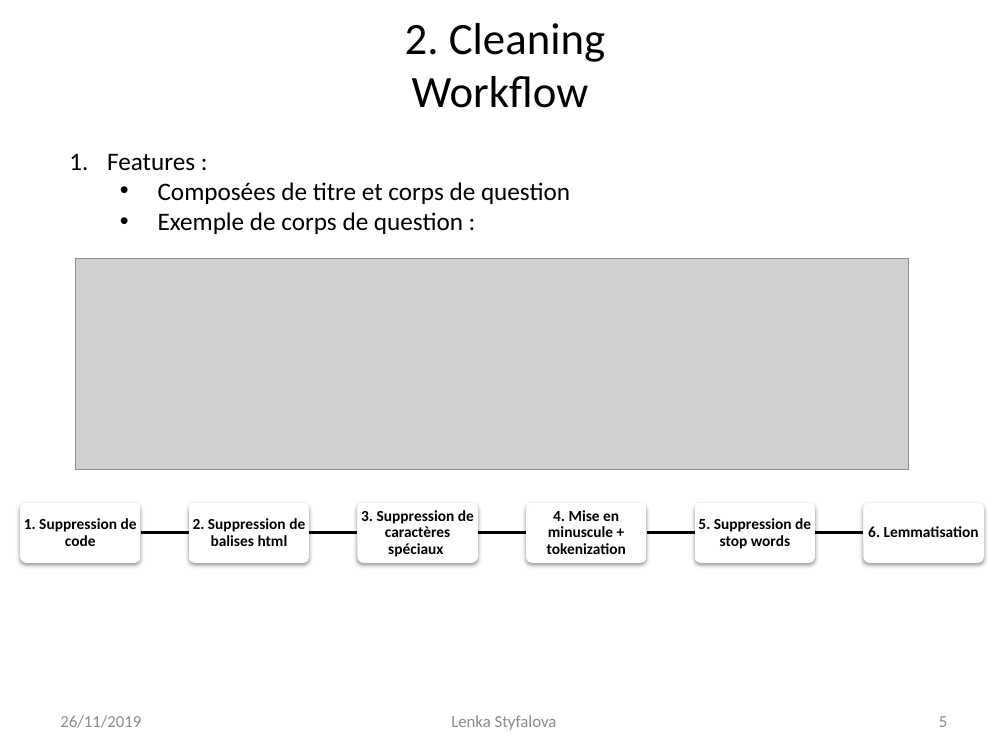
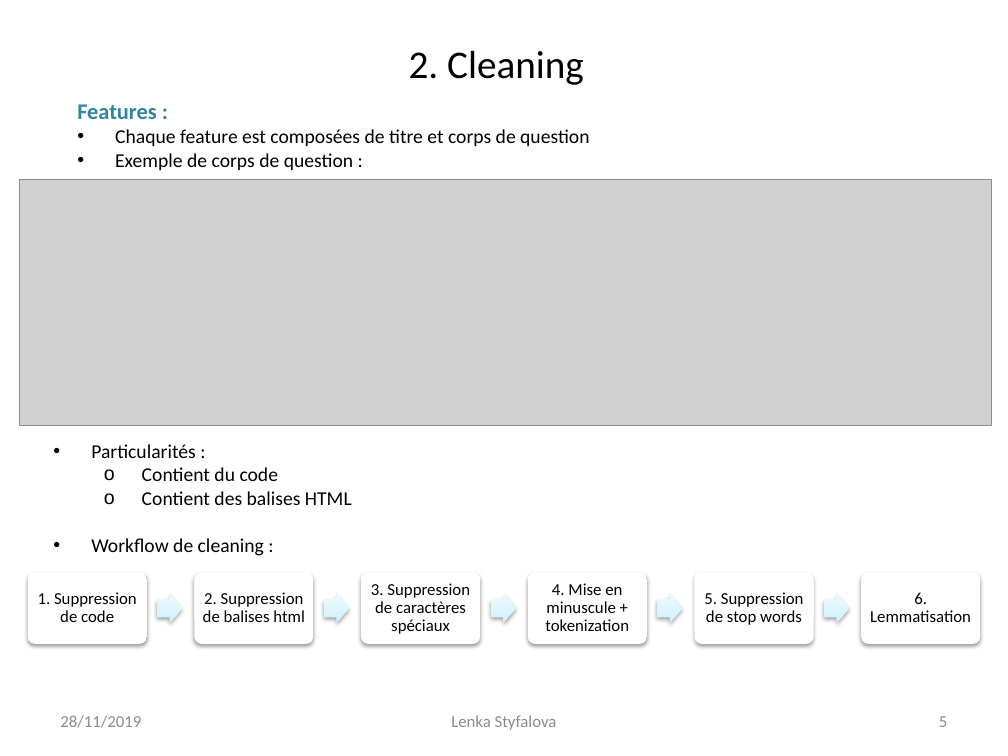
Before and after one commit to Lenka-St/Projet5, a slide deck: slide 5 of Projet 5 - Catégorisez automatiquement des questions.pptx. Drawn at 1008x756 pixels with LibreOffice and Linux fonts; fonts in the diff are those of the drawing; grey boxes stand for pictures. Boxes give left, top, right and bottom in pixels: in the first picture for what was removed or moved away, otherwise in the second. Text is boxed around its words. In the diff, an @@ line names an element or a change of style, - is before the commit and + after.

```diff
--- a/Projet 5 - Catégorisez automatiquement des questions.pptx
+++ b/Projet 5 - Catégorisez automatiquement des questions.pptx
@@ title at (409,50,584,85): text changed; size 32 to 28 pt @@
-2. Cleaning
-Workflow
+2. Cleaning
@@ text "Features :": place and size @@
-text "Features :" at (107,153,570,234)
+text "Features :" at (77,104,589,170)
@@ text at (77,104,353,170): size 18 to 16 pt, text colour #000000 to #31859C, bold on in "Features :"; size 18 to 14 pt in "Exemple de corps de question :"; bullet 1. to none; list level 2 to 1 in "Exemple de corps de question ..." @@
@@ text at (115,129,589,146): text changed; size 18 to 14 pt @@
-  • Composées de titre et corps de question
+• Chaque feature est composées de titre et corps de question
@@ picture: place and size @@
-picture at (76,259,909,470)
+picture at (20,179,992,425)
@@ text added at (91,444,352,556), 14 pt, text #000000 @@
+• Particularités :
+  o Contient du code
+  o Contient des balises HTML
+• Workflow de cleaning :
@@ group removed at (140,531,864,535): 5 freeform shapes @@
@@ size 11 to 12 pt, bold off in 6 elements at (704,592,804,625), (545,583,629,631), (371,583,470,634), (870,592,971,622), (203,592,305,622), (38,592,137,622) @@
@@ text "1. Suppression de code": place and size @@
-text "1. Suppression de code" at (24,518,137,546)
+text "1. Suppression de code" at (38,592,137,622)
@@ rounded rectangle: place and size @@
-rounded rectangle at (20,503,141,563)
+rounded rectangle at (28,573,147,644)
@@ text "2. Suppression de balises html": place and size @@
-text "2. Suppression de balises html" at (193,518,305,546)
+text "2. Suppression de balises html" at (203,592,305,622)
@@ rounded rectangle: place and size @@
-rounded rectangle at (188,503,309,563)
+rounded rectangle at (195,573,313,644)
@@ text "3. Suppression de caractères spéciaux": place and size @@
-text "3. Suppression de caractères spéciaux" at (361,510,474,557)
+text "3. Suppression de caractères spéciaux" at (371,583,470,634)
@@ rounded rectangle: place and size @@
-rounded rectangle at (358,503,479,563)
+rounded rectangle at (361,573,480,644)
@@ text "4. Mise en minuscule + ...": place and size @@
-text "4. Mise en minuscule + ..." at (547,510,626,554)
+text "4. Mise en minuscule + ..." at (545,583,629,631)
@@ rounded rectangle: place and size @@
-rounded rectangle at (526,503,647,563)
+rounded rectangle at (528,573,647,644)
@@ text "5. Suppression de stop words": place and size @@
-text "5. Suppression de stop words" at (698,518,811,549)
+text "5. Suppression de stop words" at (704,592,804,625)
@@ rounded rectangle: place and size @@
-rounded rectangle at (695,503,815,563)
+rounded rectangle at (695,573,813,644)
@@ group added at (157,594,850,623): 5 right arrows @@
@@ text "6. Lemmatisation": place and size @@
-text "6. Lemmatisation" at (868,526,979,537)
+text "6. Lemmatisation" at (870,592,971,622)
@@ rounded rectangle: place and size @@
-rounded rectangle at (864,503,985,563)
+rounded rectangle at (861,573,980,644)
@@ text at (60,715,141,728): text changed @@
-26/11/2019
+28/11/2019
```
Also in this commit, not shown: 16 other slides changed, 8 slides added, 1 slide removed.
